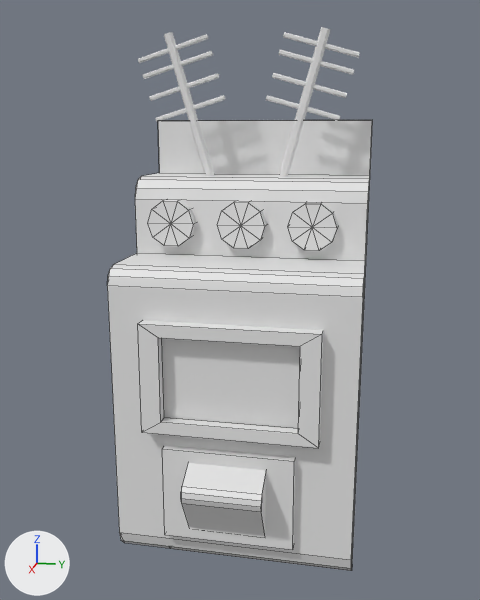
The FBX model puzzle jam/Assets/asset 2 Lucas/compteur électrique.fbx as it was, and as the next commit left it.
Camera for both pictures: a 50 mm camera at (2.86, 0.51, 2.19) aimed at (0.08, -0.04, 1.49). Arrows for +X, +Y and +Z are at lower left; the lights stay in place. Mesh edges are drawn as thin lines on the coarser meshes. Where no turn or scale is listed for an object, it has been applied to the vertices.
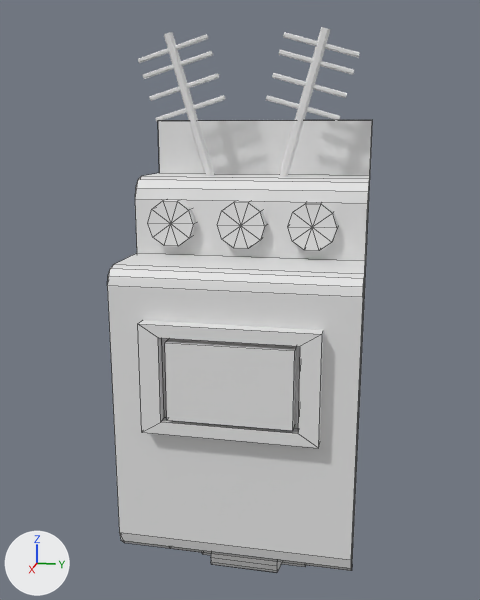
Diff of the bpy script that builds the scene:
```diff
--- a/puzzle jam/Assets/asset 2 Lucas/compteur électrique.fbx.py
+++ b/puzzle jam/Assets/asset 2 Lucas/compteur électrique.fbx.py
@@ me_cube @@
+me_cube.from_pydata(...)  # a box spanning x -0.076..0.076, y -0.248..0.248, z -0.158..0.158
@@ ob_paneau_002 @@
 ob_paneau_002 = bpy.data.objects.new('PANEAU.002', me_cube_010)
-ob_paneau_002.location = (0.324, -0.01, 0.775)
+ob_paneau_002.location = (-0.115, -0.01, 0.353)
+ob_paneau_002.rotation_euler = (0.0, 0.677, 0.0)  # degrees (0, 39, 0)
 ob_paneau_002.scale = (0.194, 0.267, 0.194)
@@ ob_paneau_001 @@
 ob_paneau_001 = bpy.data.objects.new('PANEAU.001', me_cube_002)
-ob_paneau_001.location = (0.324, -0.01, 0.775)
+ob_paneau_001.location = (-0.115, -0.01, 0.353)
+ob_paneau_001.rotation_euler = (0.0, 0.677, 0.0)  # degrees (0, 39, 0)
 ob_paneau_001.scale = (0.194, 0.267, 0.194)
@@ ob_cube_001 @@
+ob_cube_001 = bpy.data.objects.new('Cube.001', me_cube)
+ob_cube_001.location = (0.468, 0.004, 1.266)
```

Pixel boxes [x1, y1, x2, y2] of what changed, in the pictures (480 x 600 px):
'Cube.001', added
    after: [165, 339, 296, 431]
'PANEAU.001', moved, turned
    before: [162, 446, 295, 550]
    after: [202, 552, 305, 567]
'PANEAU.002', moved, turned
    before: [181, 463, 266, 536]
    after: [211, 553, 282, 572]
